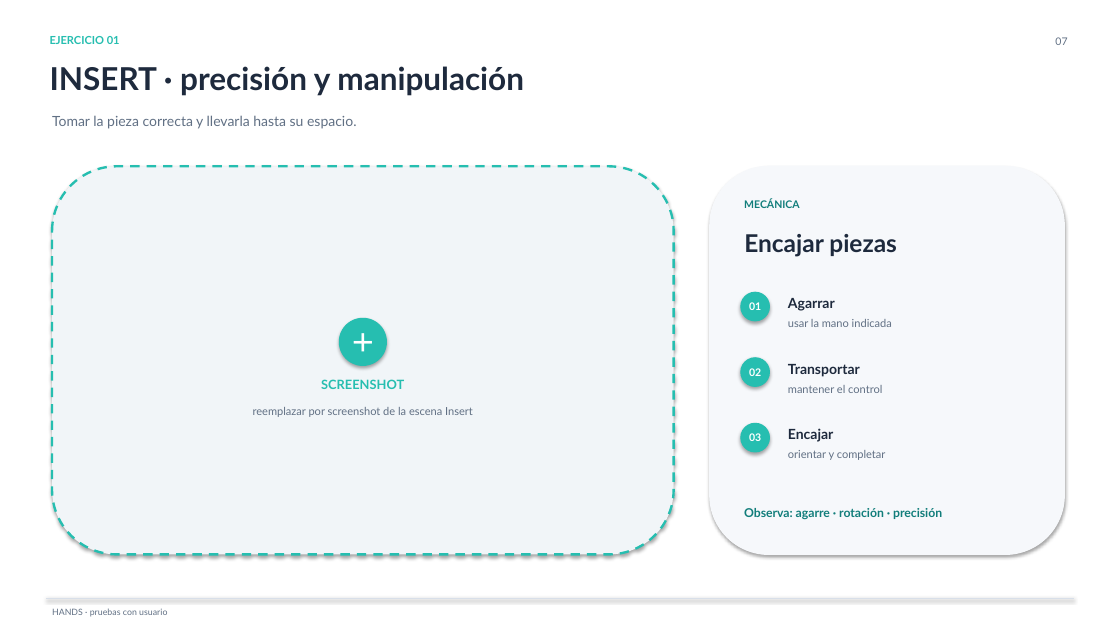
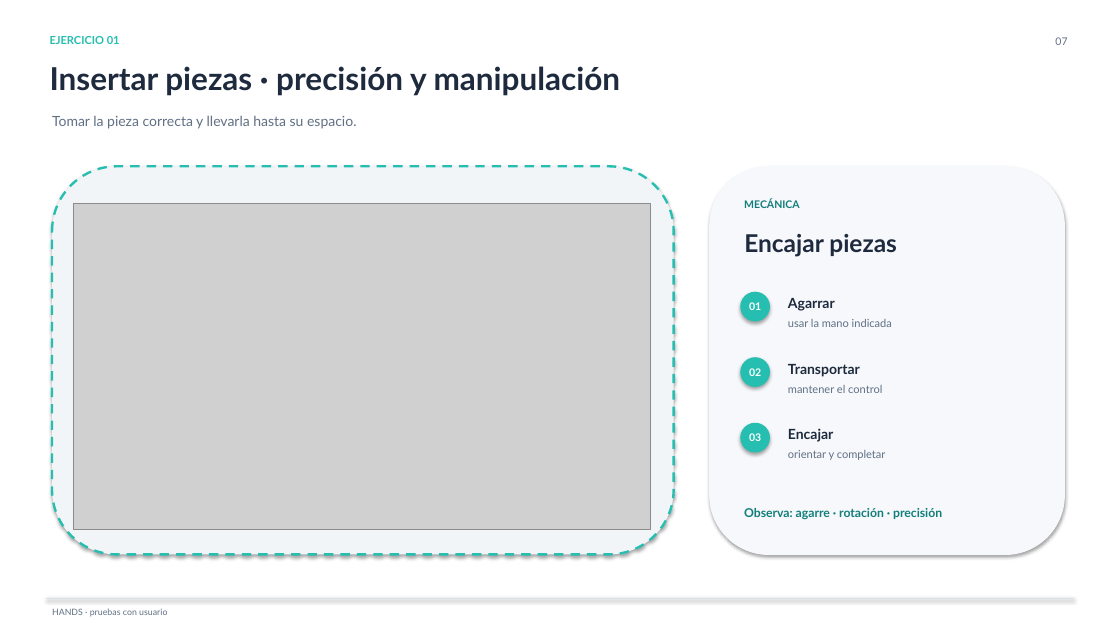
Before and after one commit to sanxxtiago/Hands, a slide deck: slide 7 of Presentacion_MotiVa_Pruebas_Usuario.pptx. Drawn at 1120x630 pixels with LibreOffice and Linux fonts; fonts in the diff are those of the drawing; grey boxes stand for pictures. Boxes give left, top, right and bottom in pixels: in the first picture for what was removed or moved away, otherwise in the second. Text is boxed around its words. In the diff, an @@ line names an element or a change of style, - is before the commit and + after.

```diff
--- a/Presentacion_MotiVa_Pruebas_Usuario.pptx
+++ b/Presentacion_MotiVa_Pruebas_Usuario.pptx
@@ text at bbox=[50, 66, 621, 96]: text changed @@
-INSERT · precisión y manipulación
+Insertar piezas · precisión y manipulación
@@ picture added at bbox=[73, 204, 651, 530] @@
@@ text removed at bbox=[339, 319, 386, 365] @@
-＋
@@ text removed at bbox=[321, 379, 404, 389] @@
-SCREENSHOT
@@ text removed at bbox=[253, 407, 473, 417] @@
-reemplazar por screenshot de la escena Insert
```
Also in this commit, not shown: 4 other slides changed.
